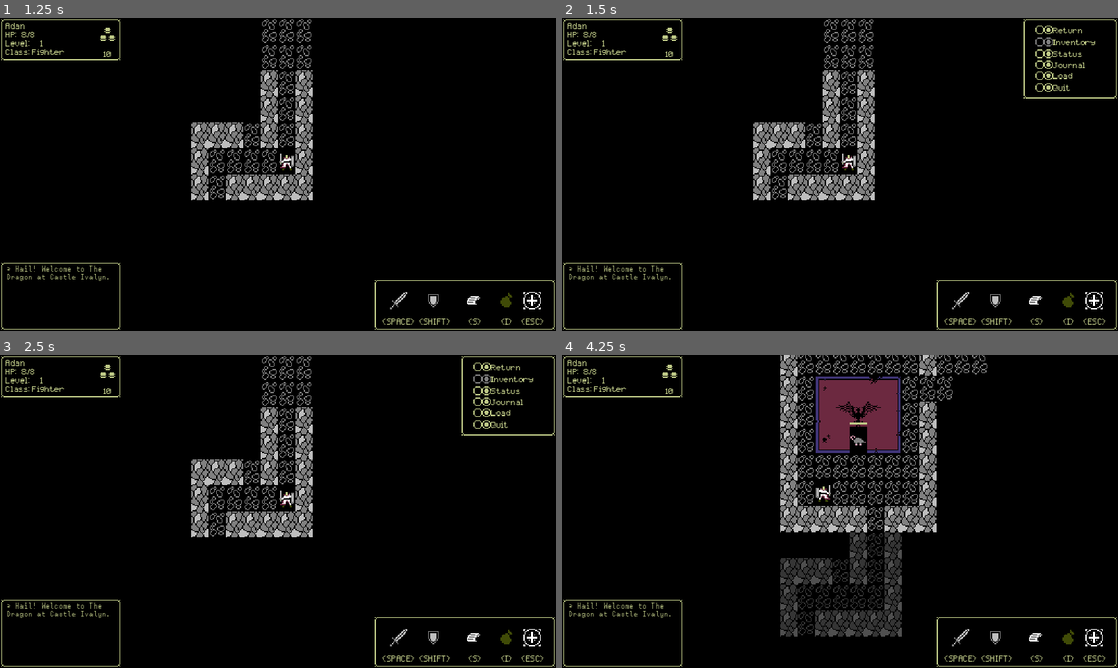
Above: before the commit, frames 1-4 (two rows, left to right).
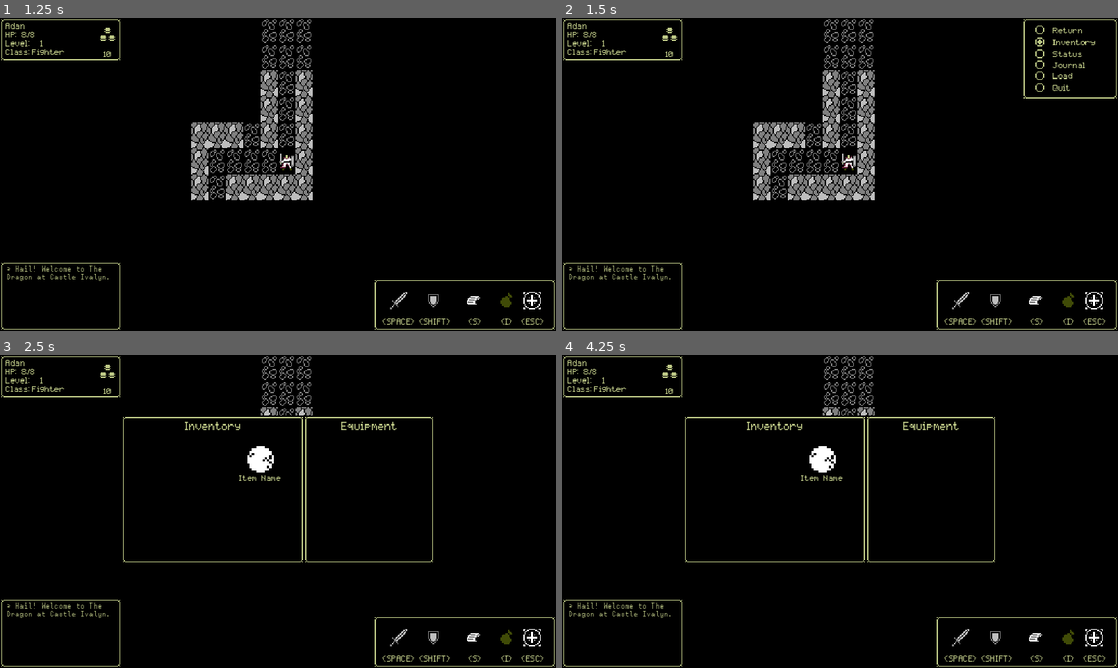
Above: after the commit, the same moments.

Repository: ChrisGlenn/tdaci
Game: Godot game, scene res://Scenes/LevelOne/level_one.tscn
Two runs of this game, one before a commit and one after it. Both use one fixed random seed, a clock stepped at 60 frames per second and the inputs below.
Inputs:
- Up to frame 1 (1.25 s): tap Enter at 0.5 s; hold Right (ci_RIGHT) from 0.53 s (still down); tap Space (ci_A) at 0.6 s; tap Ctrl (ci_B) at 0.8 s
- Up to frame 2 (1.5 s): tap Escape (ci_START) at 1.25 s; release Right (ci_RIGHT) at 1.28 s; hold Down (ci_DOWN) from 1.28 s (still down); tap Ctrl (ci_B) at 1.35 s
- Up to frame 3 (2.5 s): tap J (ci_Y, bound only after the commit) at 1.55, 2.1 s; tap Escape (ci_START) at 2 s; release Down (ci_DOWN) at 2.03 s; hold Right (ci_RIGHT) from 2.03 s (still down); tap Space (ci_A) at 2.3 s
- Up to frame 4 (4.25 s): tap Escape (ci_START) at 2.75 s; release Right (ci_RIGHT) at 2.78 s; hold Up (ci_UP) 2.78-3.53 s; tap Space (ci_A) at 2.85 s; tap Ctrl (ci_B) at 3.05, 3.6 s; hold Left (ci_LEFT) from 3.53 s (still down); tap J (ci_Y, bound only after the commit) at 3.8 s

Frame 1 is identical in both runs. In frame 2, 0.1% of the frame differs, in the area x 85-89%, y 2-24%; in frame 3, 5.4%; in frame 4, 13%, in the area x 22-78%, y 0-90%.

Commit message:
10/10/2024 MIDNIGHT

Diff:
--- a/Scenes/LevelOne/level_one.tscn
+++ b/Scenes/LevelOne/level_one.tscn
@@ -36,7 +36,7 @@
 [node name="Enemies" type="Node2D" parent="."]
 
 [node name="Rat" parent="Enemies" instance=ExtResource("7_gjxnv")]
-position = Vector2(48, -360)
+position = Vector2(48, -361)
 enemy_name = "RAT_A"
 flee_to = Vector2(608, 552)
 
--- a/Scenes/UI/Game_Menu/game_menu.gd
+++ b/Scenes/UI/Game_Menu/game_menu.gd
@@ -3,6 +3,7 @@
 # if the player hits ESC or START then this menu pops up giving them a list of options
 # they can choose from such as see the inventory or character status, ect.
 @onready var STAT_MENU = preload("res://Scenes/UI/Status_Menu/status_menu.tscn")
+@onready var INV_MENU = preload("res://Scenes/UI/Inventory_Menu/inventory_menu.tscn")
 @onready var JOURNAL_MENU = preload("res://Scenes/UI/Quest_Menu/quest_menu.tscn")
 @onready var SELECTORS = $Select_Nodes
 var sel_pos : int = 0 # this shows the current selector
@@ -29,6 +30,11 @@
             # return to game
             get_tree().paused = false # unpause before returning
             queue_free() # delete self
+        elif sel_pos == 1:
+            # inventory menu
+            var inventory = INV_MENU.instantiate()
+            get_parent().add_child(inventory) # add the inventory as a child to the HUD
+            queue_free() # delete self
         elif sel_pos == 2:
             # player status
             var stat_menu = STAT_MENU.instantiate()
--- a/Scenes/UI/HUD/hud.gd
+++ b/Scenes/UI/HUD/hud.gd
@@ -3,6 +3,7 @@
 # the HUD for the game
 @onready var GAME_MENU = preload("res://Scenes/UI/Game_Menu/game_menu.tscn")
 @onready var STAT_MENU = preload("res://Scenes/UI/Status_Menu/status_menu.tscn")
+@onready var INV_MENU = preload("res://Scenes/UI/Inventory_Menu/inventory_menu.tscn")
 # PLAYER INFO
 @onready var PLAYER_NAME = $Player_Info/Player_Name_Label
 @onready var PLAYER_HP = $Player_Info/HP_Current
@@ -36,9 +37,14 @@
 	if Input.is_action_just_pressed("ci_START"):
 		var menu = GAME_MENU.instantiate()
 		add_child(menu)
+	# STAT MENU
 	if Input.is_action_just_pressed("ci_X"):
 		var stats = STAT_MENU.instantiate()
 		add_child(stats)
+	# INVENTORY MENU
+	if Input.is_action_just_pressed("ci_Y"):
+		var inventory = INV_MENU.instantiate()
+		add_child(inventory)
 
 func update_hud():
 	# update player section of HUD
--- /dev/null
+++ b/Scenes/UI/Inventory_Menu/inventory_menu.gd
@@ -0,0 +1,19 @@
+extends CanvasLayer
+# INVENTORY SCRIPT
+# the inventory script controls the inventory screen (brilliant) along with the equipment
+# display
+var cur_pos : int = 0 # inventory select cursor position
+
+
+func _ready() -> void:
+    get_tree().paused = true # pause the game
+    visible = true # show the inventory screen AFTER updating
+
+func _process(_delta: float) -> void:
+    inventory_control() # the control function
+
+
+func inventory_control():
+    if Input.is_action_just_pressed("ci_B"):
+        get_tree().paused = false # unpause the game
+        queue_free() # delete the inventory instance
--- a/Scenes/UI/Inventory_Menu/inventory_menu.tscn
+++ b/Scenes/UI/Inventory_Menu/inventory_menu.tscn
@@ -1,8 +1,12 @@
-[gd_scene load_steps=2 format=3 uid="uid://mwk84o4qjxq3"]
+[gd_scene load_steps=5 format=3 uid="uid://mwk84o4qjxq3"]
 
 [ext_resource type="PackedScene" uid="uid://cax0kv3jxjlwc" path="res://Scenes/UI/UI_NinePatch/ui_nine_patch.tscn" id="1_1ggch"]
+[ext_resource type="Script" path="res://Scenes/UI/Inventory_Menu/inventory_menu.gd" id="1_xig8d"]
+[ext_resource type="FontFile" uid="uid://dcbyalkyecj3i" path="res://Fonts/pixelmix.ttf" id="2_umbqu"]
+[ext_resource type="Texture2D" uid="uid://dk4epvxrkmvcs" path="res://Sprites/UI/Items.png" id="3_4xayl"]
 
 [node name="Inventory_Menu" type="CanvasLayer"]
+script = ExtResource("1_xig8d")
 
 [node name="Inventory_Background" parent="." instance=ExtResource("1_1ggch")]
 offset_left = 112.0
@@ -10,8 +14,50 @@
 offset_right = 280.0
 offset_bottom = 192.0
 
+[node name="INV_Title" type="Label" parent="Inventory_Background"]
+offset_left = 8.0
+offset_top = 5.0
+offset_right = 160.0
+offset_bottom = 13.0
+theme_override_colors/font_color = Color(0.74902, 0.792157, 0.529412, 1)
+theme_override_fonts/font = ExtResource("2_umbqu")
+theme_override_font_sizes/font_size = 8
+text = "Inventory"
+horizontal_alignment = 1
+
+[node name="Inspector_Sprite" type="Sprite2D" parent="Inventory_Background"]
+position = Vector2(112, 16)
+scale = Vector2(2, 2)
+texture = ExtResource("3_4xayl")
+centered = false
+hframes = 20
+vframes = 13
+frame = 256
+
+[node name="Inspector_Title" type="Label" parent="Inventory_Background"]
+offset_left = 100.0
+offset_top = 54.0
+offset_right = 156.0
+offset_bottom = 62.0
+theme_override_colors/font_color = Color(0.74902, 0.792157, 0.529412, 1)
+theme_override_fonts/font = ExtResource("2_umbqu")
+theme_override_font_sizes/font_size = 6
+text = "Item Name"
+horizontal_alignment = 1
+
 [node name="Inventory_Background2" parent="." instance=ExtResource("1_1ggch")]
 offset_left = 280.0
 offset_top = 56.0
 offset_right = 400.0
 offset_bottom = 192.0
+
+[node name="EQP_Title" type="Label" parent="Inventory_Background2"]
+offset_left = 8.0
+offset_top = 5.0
+offset_right = 112.0
+offset_bottom = 13.0
+theme_override_colors/font_color = Color(0.74902, 0.792157, 0.529412, 1)
+theme_override_fonts/font = ExtResource("2_umbqu")
+theme_override_font_sizes/font_size = 8
+text = "Equipment"
+horizontal_alignment = 1
--- a/Scenes/UI/Quest_Menu/quest_menu.gd
+++ b/Scenes/UI/Quest_Menu/quest_menu.gd
@@ -6,6 +6,7 @@
 @onready var SELECTORS = $List_Background/Selectors
 @onready var QUEST_TITLE = $Quest_Background/Quest_Title
 @onready var QUEST_TEXT = $Quest_Background/Quest_Text
+@onready var QUEST_STATUS = $Quest_Background/Quest_Status
 @onready var RETURN = $Quest_Background/Press_Return
 var sel_pos : int = 0 # tracks the player's position
 
@@ -16,17 +17,14 @@
 	if Globals.quests.size() == 0:
 		QUEST_TEXT.text = "You have no current quests..."
 	else:
+		# iterate through the quests to get the list populated
 		for n in Globals.quests.size():
 			SELECTORS.get_child(n).visible = true # show the selector
 			QUESTS.get_child(n).visible = true
+			QUEST_STATUS.visible = true
 			QUESTS.get_child(n).text = Globals.quests[n]["title"]
-			QUEST_TITLE.visible = true
-			QUEST_TITLE.text = Globals.quests[n]["title"]
-			QUEST_TEXT.text = Globals.quests[n]["description"]
-			if Globals.quests[n]["status"] == "complete":
-				# change the color to gray
-				pass
 		SELECTORS.get_child(sel_pos).frame = 1 # show the selected selector
+	update_journal() # run the journal ui
 	visible = true # show the journal
 
 func _process(_delta: float) -> void:
@@ -34,6 +32,29 @@
 
 
 func journal_selection():
+	if Globals.quests.size() > 0:
+		# update the selector
+		SELECTORS.get_child(sel_pos).frame = 1
+		# move up and down
+		if Input.is_action_just_pressed("ci_DOWN"):
+			if sel_pos < Globals.quests.size()-1:
+				sel_pos += 1
+				update_journal()
+				SELECTORS.get_child(sel_pos - 1).frame = 0 # reset previous frame
+		if Input.is_action_just_pressed("ci_UP"):
+			if sel_pos > 0:
+				sel_pos -= 1
+				update_journal()
+				SELECTORS.get_child(sel_pos + 1).frame = 0 # reset previous frame
+	# close the journal
 	if Input.is_action_just_pressed("ci_B"):
 		get_tree().paused = false # unpase the game
 		queue_free() # delete self
+
+func update_journal():
+	# update the journal gui
+	for i in Globals.quests.size():
+		if i == sel_pos:
+			QUEST_TITLE.text = Globals.quests[i]["title"]
+			QUEST_TEXT.text = Globals.quests[i]["description"]
+			QUEST_STATUS.text = str("Status: ", Globals.quests[i]["status"])
--- a/Scenes/UI/Quest_Menu/quest_menu.tscn
+++ b/Scenes/UI/Quest_Menu/quest_menu.tscn
@@ -31,11 +31,24 @@
 offset_left = 16.0
 offset_top = 24.0
 offset_right = 192.0
-offset_bottom = 113.0
+offset_bottom = 96.0
 theme_override_colors/font_color = Color(0.74902, 0.792157, 0.529412, 1)
 theme_override_fonts/font = ExtResource("2_lwj0l")
 theme_override_font_sizes/font_size = 8
 text = "There are no quests to display..."
+autowrap_mode = 3
+
+[node name="Quest_Status" type="Label" parent="Quest_Background"]
+visible = false
+layout_mode = 0
+offset_left = 16.0
+offset_top = 101.0
+offset_right = 192.0
+offset_bottom = 112.0
+theme_override_colors/font_color = Color(0.74902, 0.792157, 0.529412, 1)
+theme_override_fonts/font = ExtResource("2_lwj0l")
+theme_override_font_sizes/font_size = 8
+text = "Status:"
 autowrap_mode = 3
 
 [node name="Press_Return" type="Label" parent="Quest_Background"]
@@ -173,67 +186,67 @@
 position = Vector2(7, 8)
 texture = ExtResource("4_ix4qt")
 centered = false
-hframes = 4
+hframes = 2
 
 [node name="Sel_Two" type="Sprite2D" parent="List_Background/Selectors"]
 visible = false
 position = Vector2(7, 20)
 texture = ExtResource("4_ix4qt")
 centered = false
-hframes = 4
+hframes = 2
 
 [node name="Sel_Three" type="Sprite2D" parent="List_Background/Selectors"]
 visible = false
 position = Vector2(7, 32)
 texture = ExtResource("4_ix4qt")
 centered = false
-hframes = 4
+hframes = 2
 
 [node name="Sel_Four" type="Sprite2D" parent="List_Background/Selectors"]
 visible = false
 position = Vector2(7, 44)
 texture = ExtResource("4_ix4qt")
 centered = false
-hframes = 4
+hframes = 2
 
 [node name="Sel_Five" type="Sprite2D" parent="List_Background/Selectors"]
 visible = false
 position = Vector2(7, 56)
 texture = ExtResource("4_ix4qt")
 centered = false
-hframes = 4
+hframes = 2
 
 [node name="Sel_Six" type="Sprite2D" parent="List_Background/Selectors"]
 visible = false
 position = Vector2(7, 68)
 texture = ExtResource("4_ix4qt")
 centered = false
-hframes = 4
+hframes = 2
 
 [node name="Sel_Seven" type="Sprite2D" parent="List_Background/Selectors"]
 visible = false
 position = Vector2(7, 80)
 texture = ExtResource("4_ix4qt")
 centered = false
-hframes = 4
+hframes = 2
 
 [node name="Sel_Eight" type="Sprite2D" parent="List_Background/Selectors"]
 visible = false
 position = Vector2(7, 92)
 texture = ExtResource("4_ix4qt")
 centered = false
-hframes = 4
+hframes = 2
 
 [node name="Sel_Nine" type="Sprite2D" parent="List_Background/Selectors"]
 visible = false
 position = Vector2(7, 104)
 texture = ExtResource("4_ix4qt")
 centered = false
-hframes = 4
+hframes = 2
 
 [node name="Sel_Ten" type="Sprite2D" parent="List_Background/Selectors"]
 visible = false
 position = Vector2(7, 116)
 texture = ExtResource("4_ix4qt")
 centered = false
-hframes = 4
+hframes = 2
--- a/Scripts/globals.gd
+++ b/Scripts/globals.gd
@@ -60,7 +60,7 @@
 # game/system variables
 var stage : int = 0 # game stage
 var quests : Array = [
-    {"title": "Quest A","description": "This is a simple test QUEST placeholder","status": "complete"}
+
 ] # holds the current quests for the game
 var can_move : bool = true # if the player can move the character
 var player_moved : bool = false # true if the player has moved
--- a/project.godot
+++ b/project.godot
@@ -88,7 +88,8 @@
 }
 ci_Y={
 "deadzone": 0.5,
-"events": []
+"events": [Object(InputEventKey,"resource_local_to_scene":false,"resource_name":"","device":-1,"window_id":0,"alt_pressed":false,"shift_pressed":false,"ctrl_pressed":false,"meta_pressed":false,"pressed":false,"keycode":0,"physical_keycode":74,"key_label":0,"unicode":106,"location":0,"echo":false,"script":null)
+]
 }
 ci_DEBUG={
 "deadzone": 0.5,
Binary file added: Art/Equip_Avatar.aseprite
Binary file changed: Art/Items.aseprite
Binary file changed: Art/Selectors.aseprite
Not shown, changed: Notes/todo.txt
Binary file added: Sprites/UI/Equip_Avatar.png
Not shown, added: Sprites/UI/Equip_Avatar.png.import
Binary file added: Sprites/UI/Items.png
Not shown, added: Sprites/UI/Items.png.import
Binary file changed: Sprites/UI/Selectors.png
Not shown, changed: Notes/programming-notes
